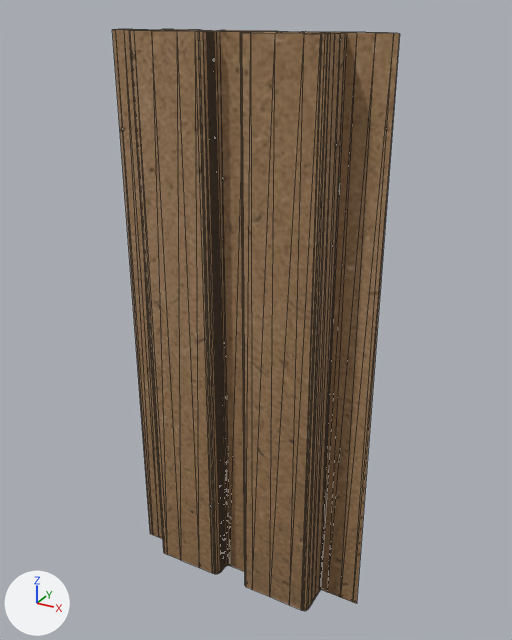
A saved change to the glTF model models/vega.glb.
Rendered twice from a 50 mm camera at (0.156, -0.183, 0.206) aimed at (0.048, 0.014, 0.107). The axes (+X, +Y, +Z) are drawn at lower left. The lights are the same throughout. Mesh edges are drawn as thin lines.

Names of what the first picture shows: 'root'.
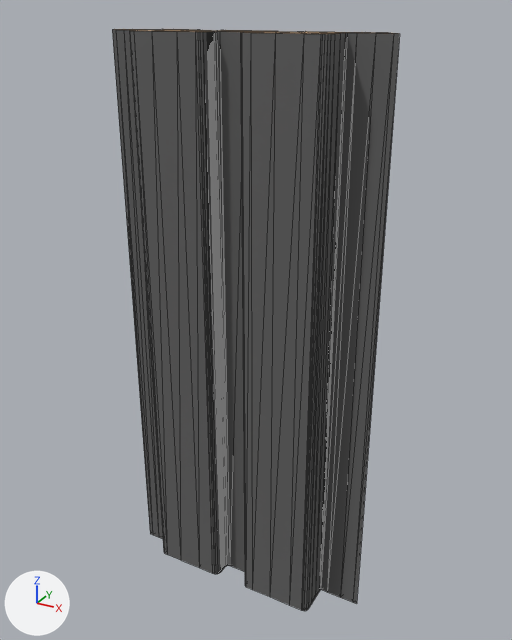
What differs and where, as boxes [x1, y1, x2, y2] in the pictures (512 x 640 px):
'root', surface changed (brown to grey): [112, 29, 400, 611] in both

The change, as a diff of the scene's bpy script:
```diff
--- a/models/vega.glb.py
+++ b/models/vega.glb.py
@@ mat_mdf_panel @@
 mat_mdf_panel = principled_material('mdf-panel')
-mat_mdf_panel.texture = img_image_0
+mat_mdf_panel.base_color = (0.128, 0.128, 0.128)  # dark grey #646464
 mat_mdf_panel.metallic = 0.1
```
